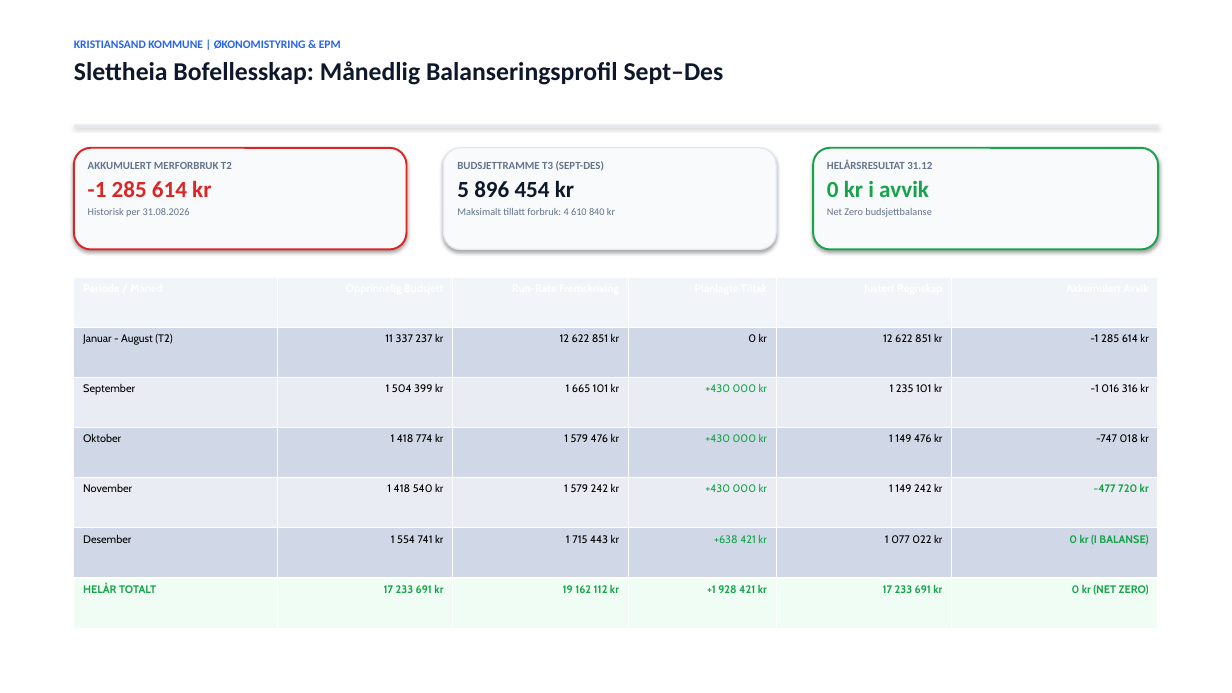
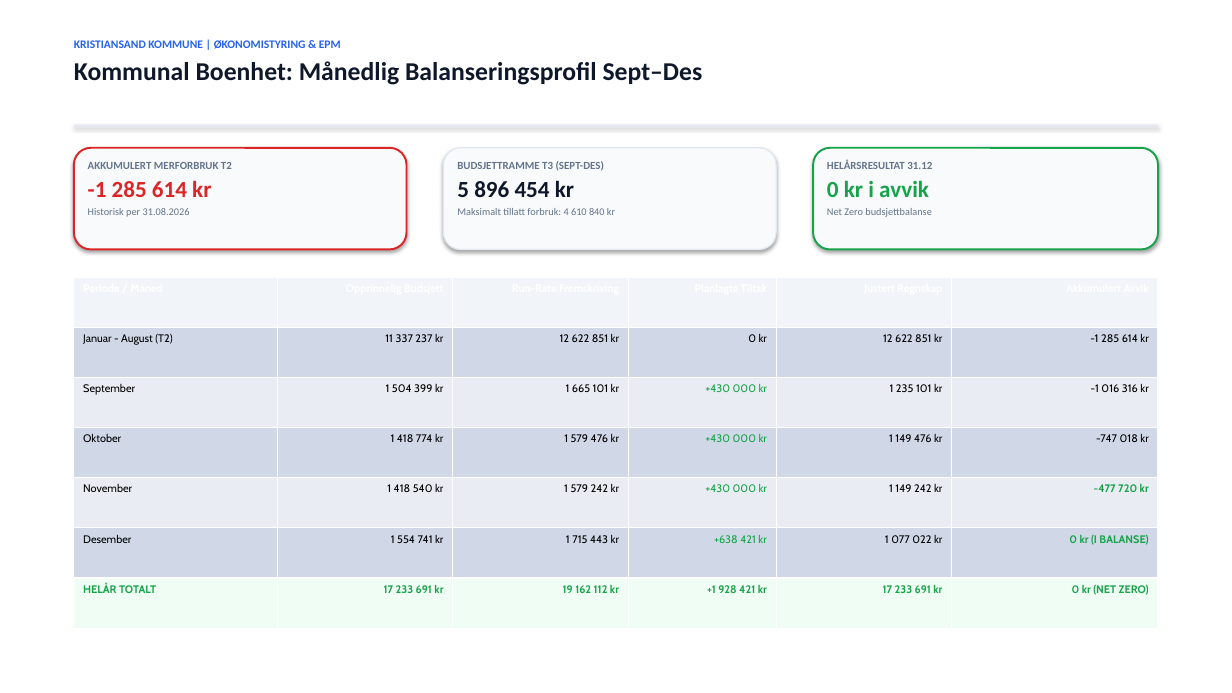
Before and after one commit to Frank-Ellingsen/Bruk-av-AI-i-kommunal-sektor, a slide deck: slide 5 of reports/Kristiansand_EPM_Status_Prognose_Tiltaksrapport.pptx. Drawn at 1232x693 pixels with LibreOffice and Linux fonts; fonts in the diff are those of the drawing. Boxes give left, top, right and bottom in pixels: in the first picture for what was removed or moved away, otherwise in the second. Text is boxed around its words. In the diff, an @@ line names an element or a change of style, - is before the commit and + after.

```diff
--- a/reports/Kristiansand_EPM_Status_Prognose_Tiltaksrapport.pptx
+++ b/reports/Kristiansand_EPM_Status_Prognose_Tiltaksrapport.pptx
@@ text at (74,61,703,85): text changed @@
-Slettheia Bofellesskap: Månedlig Balanseringsprofil Sept–Des
+Kommunal Boenhet: Månedlig Balanseringsprofil Sept–Des
```
Also in this commit, not shown: 8 other slides changed, 57 other files.
